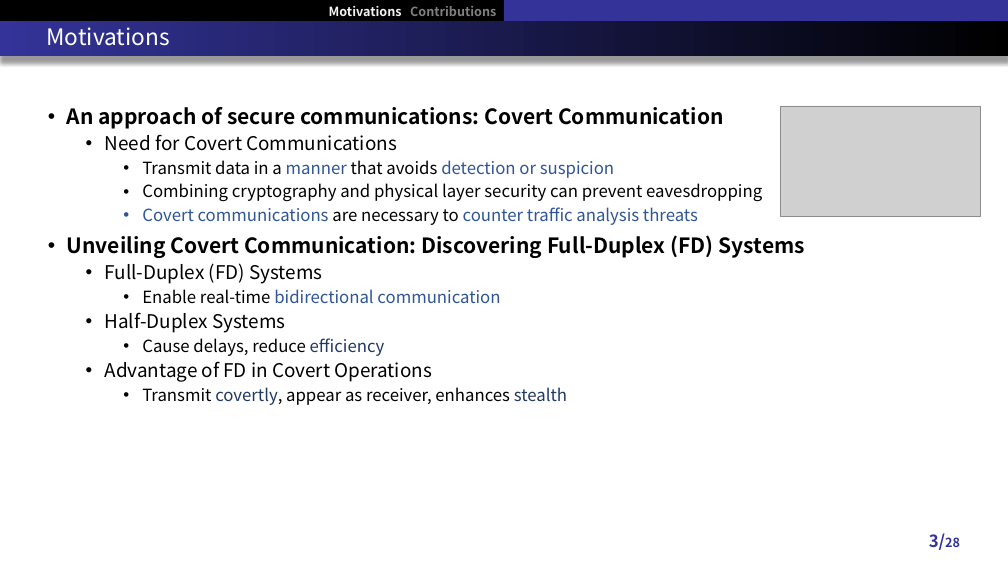
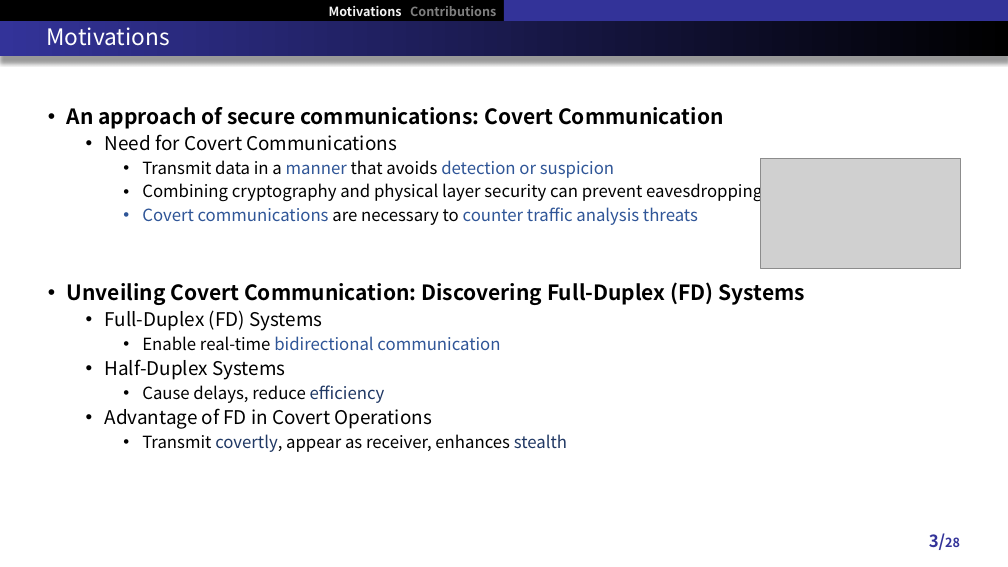
Before and after one commit to RefatHanbat/Presentation-of-SDM, a slide deck: slide 3 of New Problem/Thesis Defense slide.pptx. Drawn at 1008x567 pixels with LibreOffice and Linux fonts; fonts in the diff are those of the drawing; grey boxes stand for pictures. Boxes give left, top, right and bottom in pixels: in the first picture for what was removed or moved away, otherwise in the second. Text is boxed around its words. In the diff, an @@ line names an element or a change of style, - is before the commit and + after.

```diff
--- a/New Problem/Thesis Defense slide.pptx
+++ b/New Problem/Thesis Defense slide.pptx
@@ text "An approach of secure communications: ..." rewrapped from [67,107,804,405] to [67,107,804,452] @@
@@ picture: place and size @@
-picture at [780,106,980,216]
+picture at [761,158,960,268]
```
Also in this commit, not shown: 1 other slide changed, 1 other file.
